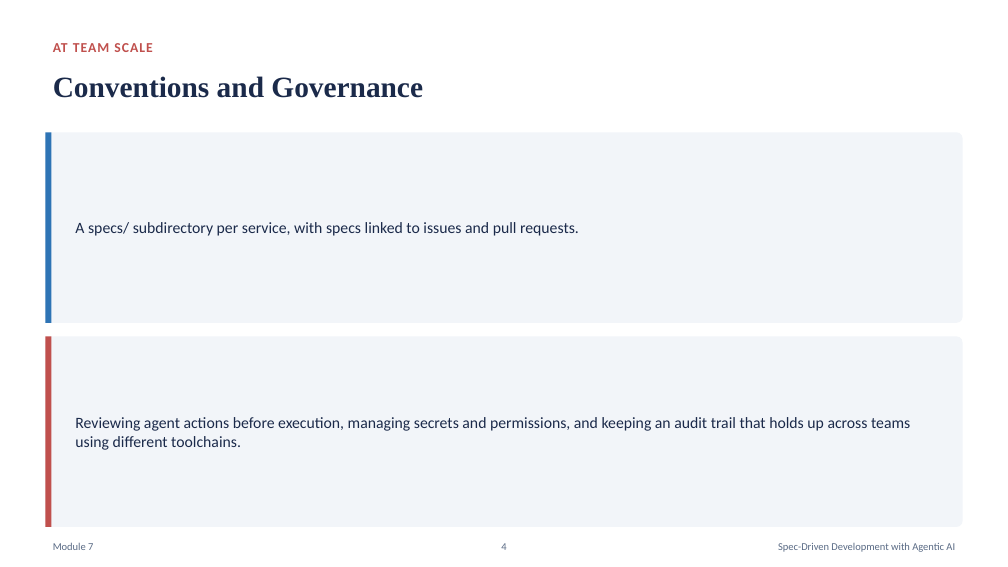
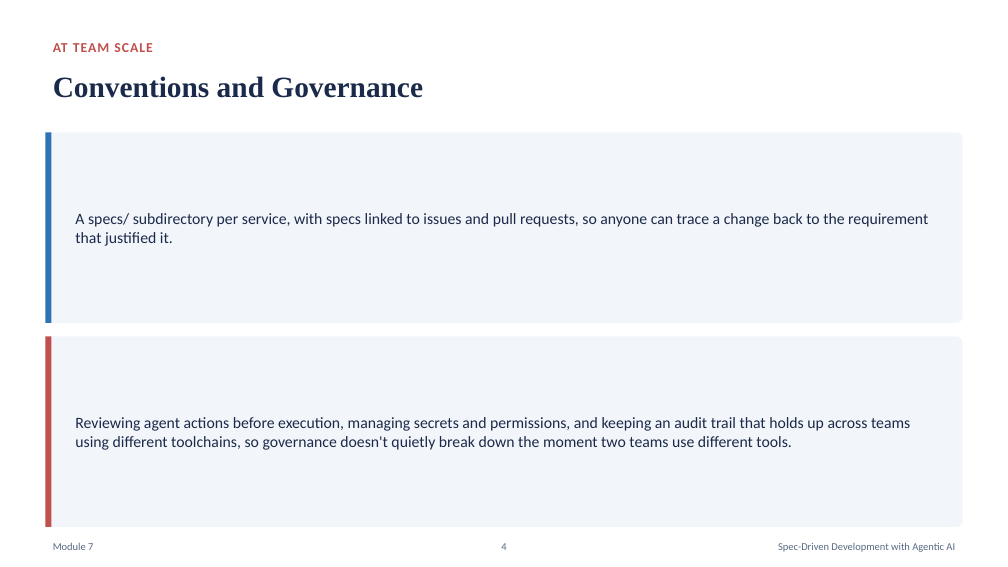
Before and after one commit to karthikasturi/sdd-with-agentic-ai, a slide deck: slide 4 of presentation/Module-7_Multi-Agent-Workflows-and-Team-Adoption.pptx. Drawn at 1008x567 pixels with LibreOffice and Linux fonts; fonts in the diff are those of the drawing. Boxes give left, top, right and bottom in pixels: in the first picture for what was removed or moved away, otherwise in the second. Text is boxed around its words. In the diff, an @@ line names an element or a change of style, - is before the commit and + after.

```diff
--- a/presentation/Module-7_Multi-Agent-Workflows-and-Team-Adoption.pptx
+++ b/presentation/Module-7_Multi-Agent-Workflows-and-Team-Adoption.pptx
@@ text at [75,213,928,246]: text changed @@
-A specs/ subdirectory per service, with specs linked to issues and pull requests.
+A specs/ subdirectory per service, with specs linked to issues and pull requests, so anyone can trace a change back to the requirement that justified it.
@@ text at [75,417,910,450]: text changed @@
-Reviewing agent actions before execution, managing secrets and permissions, and keeping an audit trail that holds up across teams using different toolchains.
+Reviewing agent actions before execution, managing secrets and permissions, and keeping an audit trail that holds up across teams using different toolchains, so governance doesn't quietly break down the moment two teams use different tools.
```
Also in this commit, not shown: 5 other slides changed, 17 other files.
